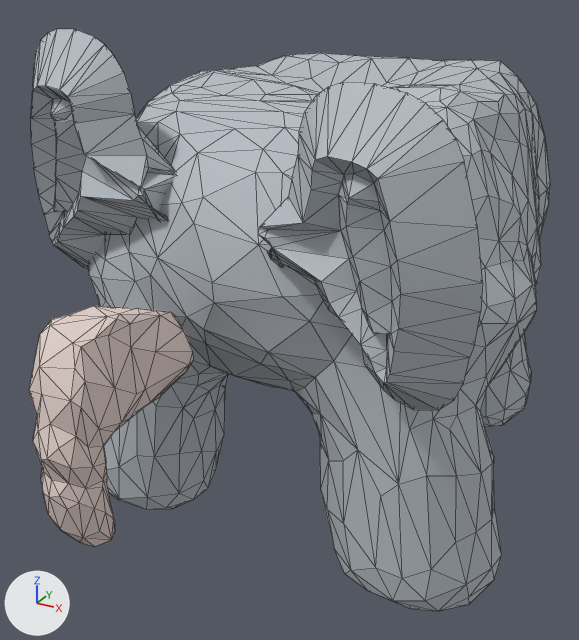
The OBJ model maybraid/art/characters/exports/epiphant/epiphant_default_preview.obj as it was, and as the next commit left it.
Rendered twice from a 50 mm lens placed at (1.53, -3.34, 1.05), pointed at (-0.11, -0.35, -0.44). The axes (+X, +Y, +Z) are drawn at lower left. The lights are the same throughout. The picture after the commit comes second. Mesh edges are drawn as thin lines. Where no turn or scale is listed for an object, it has been applied to the vertices. Vertices at exactly the same position are counted once.

Objects in the first picture: 'body__epiphant', 'ear_left__epiphant', 'ear_right__epiphant', 'nose__trunkish'.
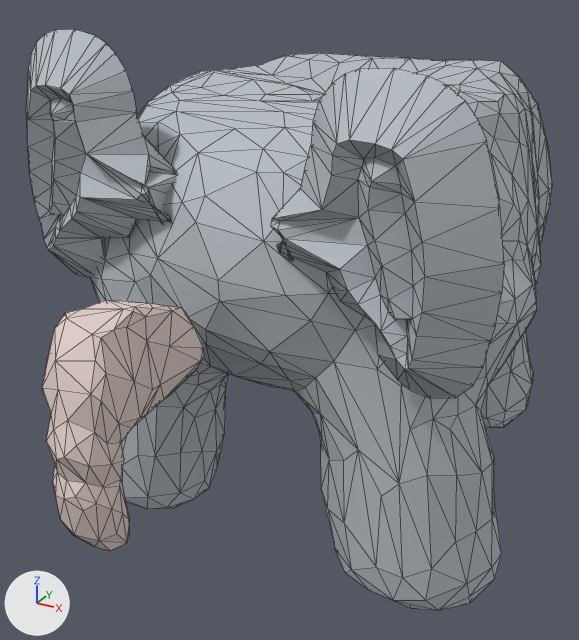
What differs and where, as boxes [x1, y1, x2, y2] in the pictures (579 x 640 px; the box of a moved part takes in the faces that stretch with it):
'body__epiphant', reshaped
    before: [88, 52, 550, 611]
    after: [90, 52, 552, 610]
'ear_left__epiphant', reshaped
    before: [259, 82, 483, 410]
    after: [271, 68, 504, 398]
'nose__trunkish', reshaped
    before: [29, 306, 193, 546]
    after: [42, 300, 204, 550]
'ear_right__epiphant', reshaped
    before: [31, 29, 175, 269]
    after: [26, 29, 177, 278]
part 1 of me_body__epiphant, moved or reshaped
    before: [481, 78, 550, 426]
    after: [481, 80, 552, 428]
part 2 of me_body__epiphant, built on
    before: [151, 153, 333, 377]
    after: [151, 153, 334, 378]

What changed in the scene script:
```text
Change me_body__epiphant:
    used by ob_body__epiphant; location = (0.0, 0.0, 0.0)
    remove me_body__epiphant.from_pydata(...)  # 988 vertices, 1808 faces; spans x -1.04..1.04, y -1.52..1.01, z -1.36..0.67
    add me_body__epiphant.from_pydata(...)  # 906 vertices, 1808 faces; spans x -1.04..1.04, y -1.02..1.0, z -1.36..0.67
    me_body__epiphant part 1: 318 vertices moved from x -0.87..0.81, y 0.46..1.01, z -1.35..0.62 to x -0.86..0.82, y 0.45..1.0, z -1.35..0.62
    me_body__epiphant part 2: 11 vertices moved from x -0.24..0.22, y -1.02..-0.96, z -0.32..0.28 to x -0.23..0.23, y -1.02..-0.96, z -0.32..0.29; 82 vertices removed from x -0.59..0.2, y -1.52..-1.31, z -0.13..0.07
Change me_ear_left__epiphant:
    used by ob_ear_left__epiphant; location = (0.0, 0.0, 0.0)
    remove me_ear_left__epiphant.from_pydata(...)  # 150 vertices, 246 faces; spans x 0.178..0.976, y -1.297..-0.97, z -0.296..0.756
    add me_ear_left__epiphant.from_pydata(...)  # 210 vertices, 246 faces; spans x -0.105..1.016, y -1.235..1.302, z -0.651..0.793
    me_ear_left__epiphant part 3: the loose piece of 120 vertices spanning x 0.178..0.976, y -1.297..-0.97, z -0.296..0.756 is multiplied about its middle by the matrix ((0.997, -0.109, -0.019), (0.06, 0.996, 0.036), (0.015, -0.067, 0.999)), then moved by (0.035, 0.045, 0.034)
    other edits to the shape of me_ear_left__epiphant do not show in these pictures
Change me_ear_right__epiphant:
    used by ob_ear_right__epiphant; location = (0.0, 0.0, 0.0)
    remove me_ear_right__epiphant.from_pydata(...)  # 150 vertices, 246 faces; spans x -1.103..-0.302, y -1.068..-0.742, z -0.182..0.844
    add me_ear_right__epiphant.from_pydata(...)  # 150 vertices, 246 faces; spans x -1.097..-0.284, y -1.084..-0.786, z -0.193..0.845
    me_ear_right__epiphant part 4: the whole mesh is multiplied about its middle by the matrix ((0.997, -0.109, -0.019), (0.06, 0.996, 0.036), (0.015, -0.067, 0.999)), then moved by (0.013, -0.03, -0.001)
Change me_nose__trunkish:
    used by ob_nose__trunkish; location = (0.0, 0.0, 0.0)
    remove me_nose__trunkish.from_pydata(...)  # 138 vertices, 272 faces; spans x -0.46..-0.042, y -1.708..-1.164, z -0.9..-0.007
    add me_nose__trunkish.from_pydata(...)  # 329 vertices, 272 faces; spans x -0.693..0.572, y -1.739..-0.648, z -0.848..0.559
    me_nose__trunkish part 5: 138 vertices removed from x -0.46..-0.042, y -1.708..-1.164, z -0.9..-0.007; 329 vertices added at x -0.693..0.572, y -1.739..-0.648, z -0.848..0.559
```
